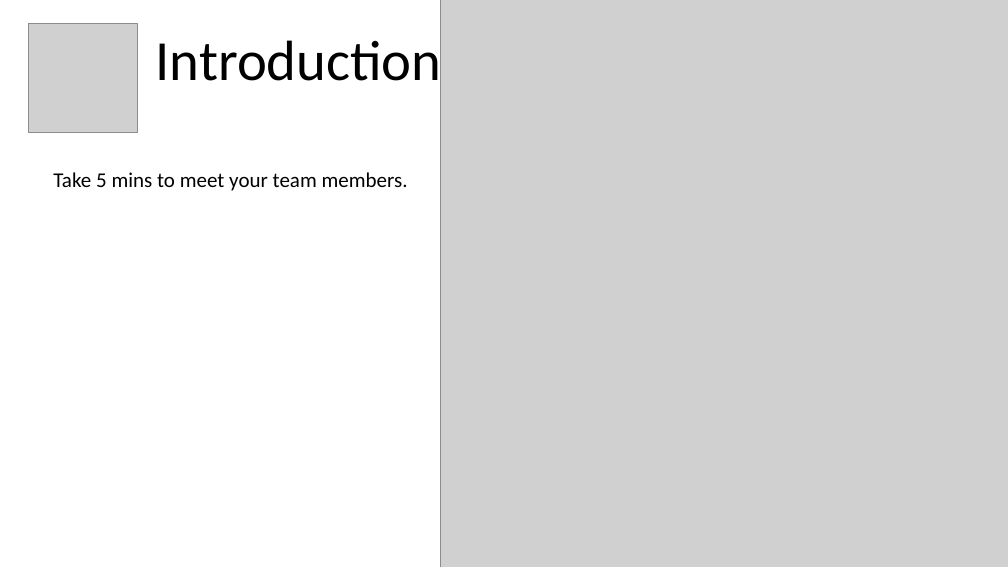
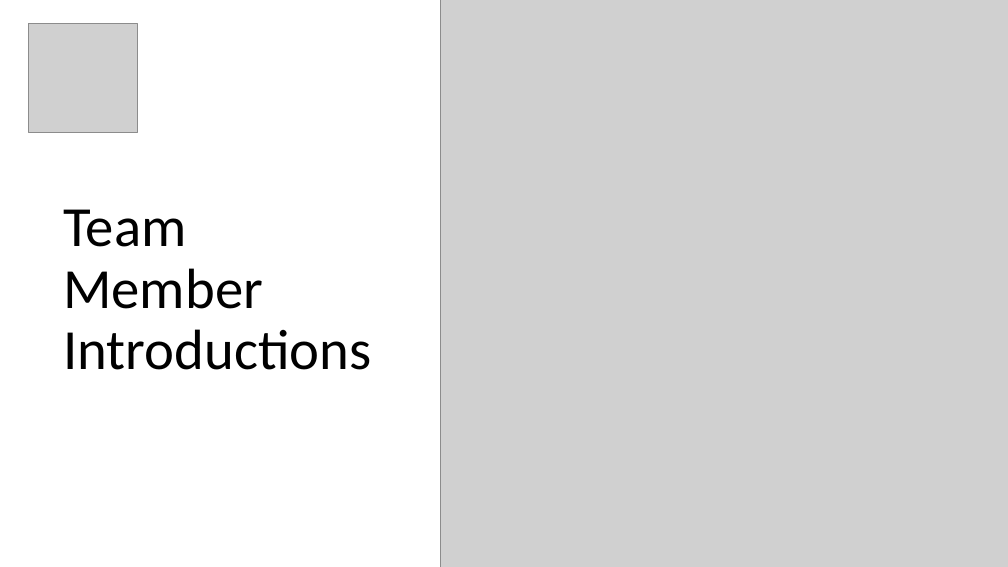
Before and after one commit to paulcalverley/paulcalverley, a slide deck: slide 4 of Week2_2025_DB.pptx. Drawn at 1008x567 pixels with LibreOffice and Linux fonts; fonts in the diff are those of the drawing; grey boxes stand for pictures. Boxes give left, top, right and bottom in pixels: in the first picture for what was removed or moved away, otherwise in the second. Text is boxed around its words. In the diff, an @@ line names an element or a change of style, - is before the commit and + after.

```diff
--- a/Week2_2025_DB.pptx
+++ b/Week2_2025_DB.pptx
@@ text removed at box(53, 172, 408, 191) @@
-Take 5 mins to meet your team members.
@@ title at box(63, 209, 371, 370): text changed @@
-Introductions
+Team Member
+Introductions
```
Also in this commit, not shown: 3 other slides changed, 1 other file.
